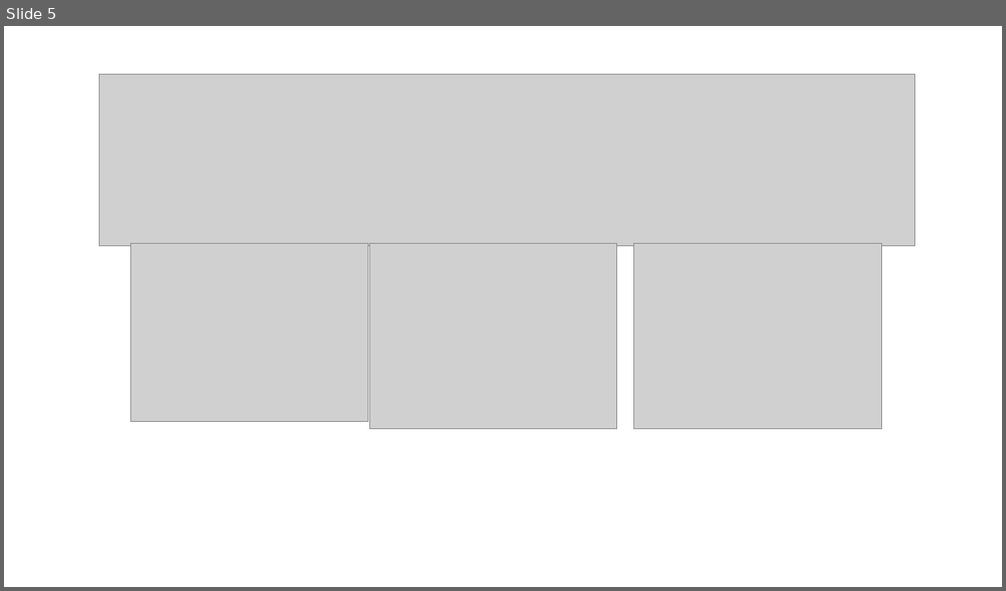
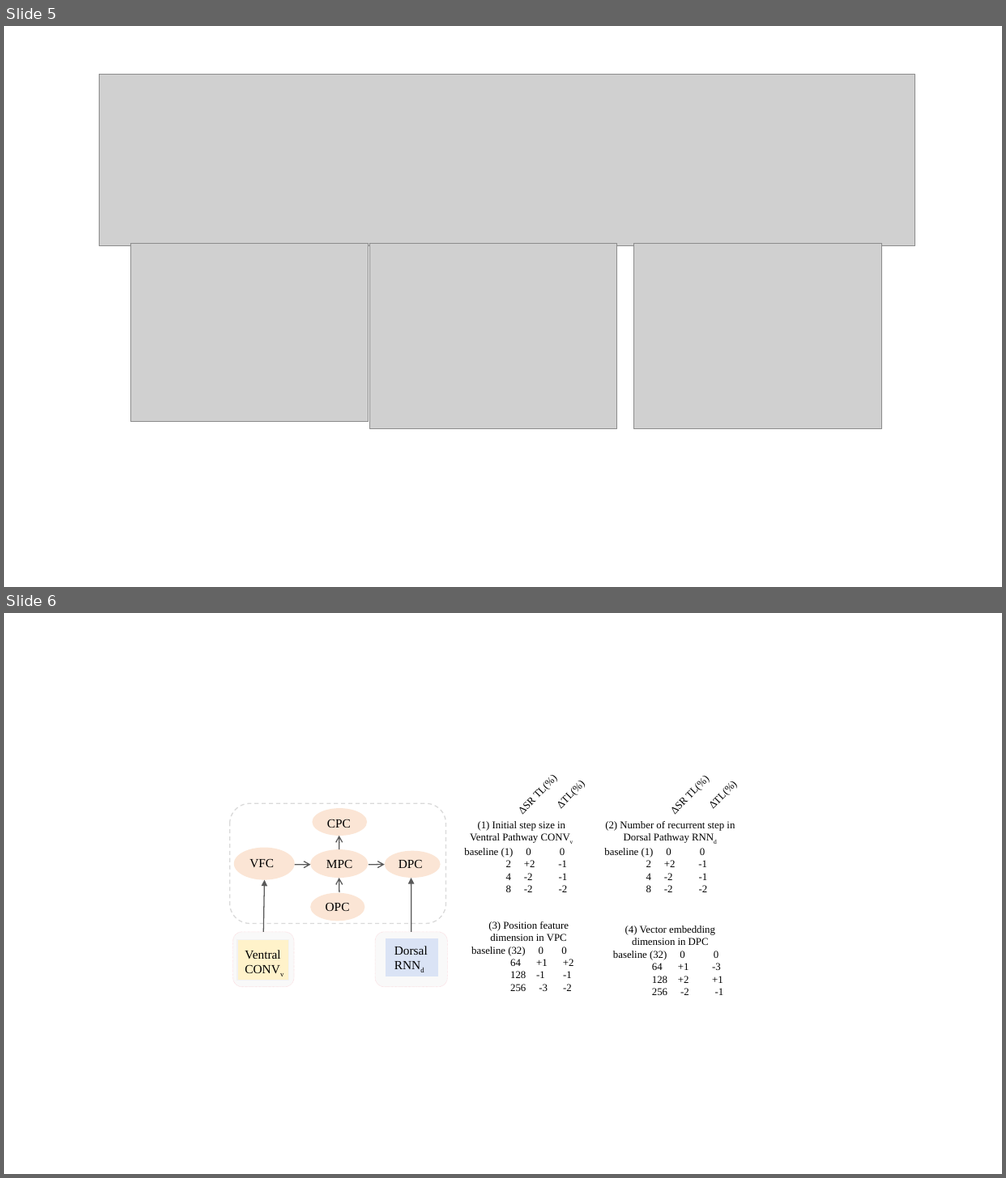
Before and after one commit to OpenHUTB/CILv2_multiview, a slide deck: latex/fig/brain_inspired.pptx. Shown one above the other, each under a label of ours: slide 5 before the commit, slides 5 and 6 after it. The pictures are 1006x591 and 1006x1178 pixels, drawn with LibreOffice and Linux fonts; fonts in the diff are those of the drawing; grey boxes stand for pictures. Boxes give left, top, right and bottom in pixels: in the first picture for what was removed or moved away, otherwise in the second. Text is boxed around its words. In the diff, an @@ line names an element or a change of style, - is before the commit and + after.

```diff
--- a/latex/fig/brain_inspired.pptx
+++ b/latex/fig/brain_inspired.pptx
@@ slide 6 added at <box>4,613,1002,1174</box>, background #FFFFFF @@
@@ text added at <box>541,764,599,823</box>, 10 pt, text #000000 @@
+ΔTL(%)
@@ text added at <box>693,765,752,824</box>, 10 pt, text #000000 @@
+ΔTL(%)
@@ rounded rectangle added at <box>230,804,446,924</box>, outline #D9D9D9 1 pt dashed @@
@@ text added at <box>529,791,545,799</box>, 10 pt, text #000000 @@
+ΔSR TL(%)
@@ text added at <box>680,791,697,799</box>, 10 pt, text #000000 @@
+ΔSR TL(%)
@@ ellipse added at <box>313,808,367,836</box>, fill #F8CDAC at 50% opacity @@
@@ text added at <box>327,819,351,828</box>, 12 pt, text #000000 @@
+CPC
@@ text added at <box>464,821,568,892</box>, 10 pt, text #000000 @@
+(1) Initial step size in Ventral Pathway CONVv
+baseline (1) 0 0
+2 +2 -1
+4 -2 -1
+8 -2 -2
@@ text added at <box>604,821,735,892</box>, 10 pt, text #000000 @@
+(2) Number of recurrent step in Dorsal Pathway RNNd
+baseline (1) 0 0
+2 +2 -1
+4 -2 -1
+8 -2 -2
@@ ellipse added at <box>234,847,295,879</box>, fill #F8CDAC at 50% opacity @@
@@ ellipse added at <box>310,850,368,878</box>, fill #F8CDAC at 50% opacity @@
@@ arrow added from (339, 850) to (339, 836), #595959 1 pt @@
@@ ellipse added at <box>385,851,441,878</box>, fill #F8CDAC at 50% opacity @@
@@ text added at <box>249,858,274,867</box>, 12 pt, text #000000 @@
+VFC
@@ arrow added from (295, 865) to (311, 865), #595959 1 pt @@
@@ text added at <box>326,859,352,868</box>, 12 pt, text #000000 @@
+MPC
@@ arrow added from (339, 893) to (339, 878), #595959 1 pt @@
@@ arrow added from (368, 865) to (385, 865), #595959 1 pt @@
@@ text added at <box>398,859,423,868</box>, 12 pt, text #000000 @@
+DPC
@@ arrow added from (411, 932) to (411, 878), #595959 1 pt @@
@@ arrow added from (264, 932) to (265, 880), #595959 1 pt @@
@@ ellipse added at <box>310,893,364,921</box>, fill #F8CDAC at 50% opacity @@
@@ text added at <box>326,902,350,911</box>, 12 pt, text #000000 @@
+OPC
@@ text added at <box>471,922,574,991</box>, 10 pt, text #000000 @@
+(3) Position feature dimension in VPC
+baseline (32) 0 0
+64 +1 +2
+128 -1 -1
+256 -3 -2
@@ text added at <box>613,926,724,995</box>, 10 pt, text #000000 @@
+(4) Vector embedding dimension in DPC
+baseline (32) 0 0
+64 +1 -3
+128 +2 +1
+256 -2 -1
@@ rounded rectangle added at <box>233,932,295,987</box>, fill #F2F2F2 at 40% opacity, outline #FADBDF 0.5 pt dashed @@
@@ rectangle added at <box>237,940,288,981</box>, fill #FFF2CA, outline #F2F2F2 1 pt @@
@@ text added at <box>245,950,280,959</box>, 12 pt, text #000000 @@
+Ventral
+CONVv
@@ rounded rectangle added at <box>375,932,448,987</box>, fill #F2F2F2 at 40% opacity, outline #FADBDF 0.5 pt dashed @@
@@ rectangle added at <box>386,939,438,976</box>, fill #DAE3F5, outline #DAE3F5 1 pt @@
@@ text added at <box>394,946,428,955</box>, 12 pt, text #000000 @@
+Dorsal
+RNNd
```
Also in this commit, not shown: 1 other slide added, 5 other files.
